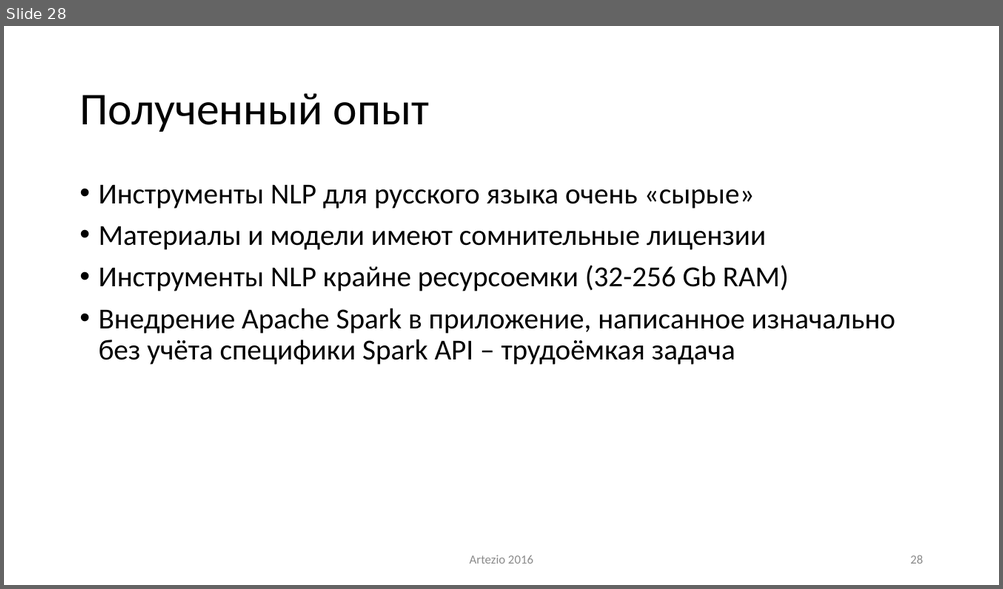
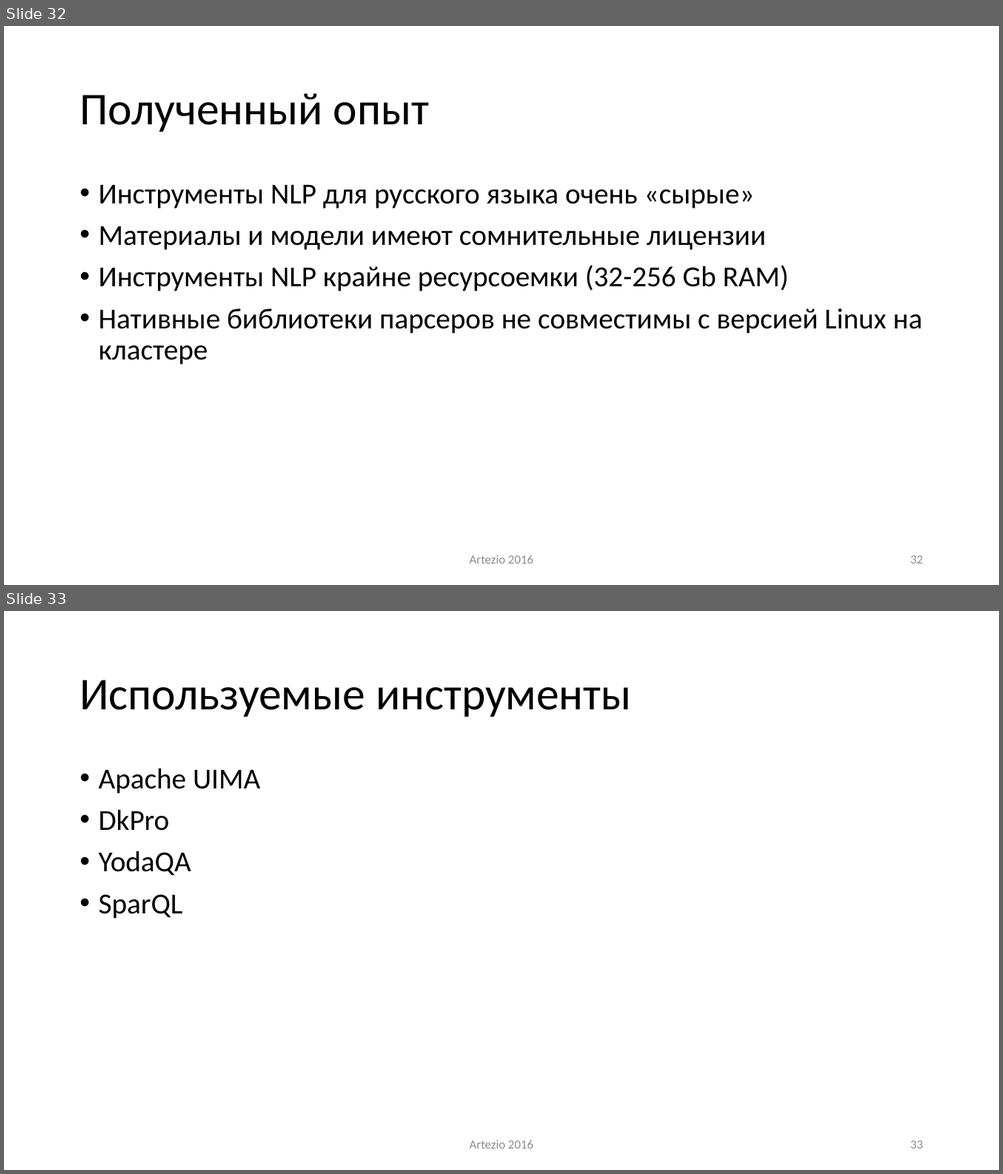
Before and after one commit to ike3/yodaqa, a slide deck: doc/Presentation.pptx. Shown one above the other, each under a label of ours: slide 28 before the commit, slides 32 and 33 after it. The pictures are 1003x589 and 1003x1174 pixels, drawn with LibreOffice and Linux fonts; fonts in the diff are those of the drawing. Boxes give left, top, right and bottom in pixels: in the first picture for what was removed or moved away, otherwise in the second. Text is boxed around its words. In the diff, an @@ line names an element or a change of style, - is before the commit and + after.

```diff
--- a/doc/Presentation.pptx
+++ b/doc/Presentation.pptx
@@ slide 33 added at [4, 611, 999, 1170], background #FFFFFF @@
@@ title added at [79, 680, 631, 717], 44 pt, text #141414 @@
+Используемые инструменты
@@ text added at [99, 768, 260, 919], 28 pt, text #141414 @@
+• Apache UIMA
+• DkPro
+• YodaQA
+• SparQL
@@ text added at [469, 1140, 533, 1149], 12 pt, text #8C8C8C @@
+Artezio 2016
@@ page number added at [910, 1141, 922, 1149], 12 pt, text #8C8C8C @@
+33
@@ what was slide 28 is now slide 32 @@
@@ slide 32 changed as well @@
@@ text at [99, 309, 922, 365]: text changed; text colour #000000 to #141414 @@
-• Внедрение Apache Spark в приложение, написанное изначально без учёта специфики Spark API – трудоёмкая задача
+• Нативные библиотеки парсеров не совместимы с версией Linux на кластере
@@ page number at [910, 556, 922, 564]: text changed @@
-28
+32
```
Also in this commit, not shown: 29 other slides changed, 4 other slides added.
